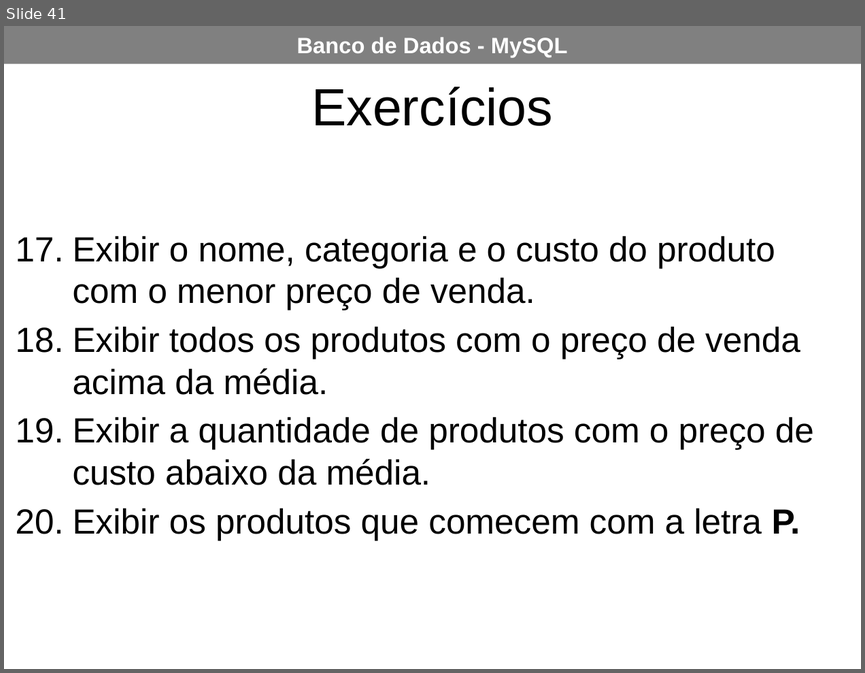
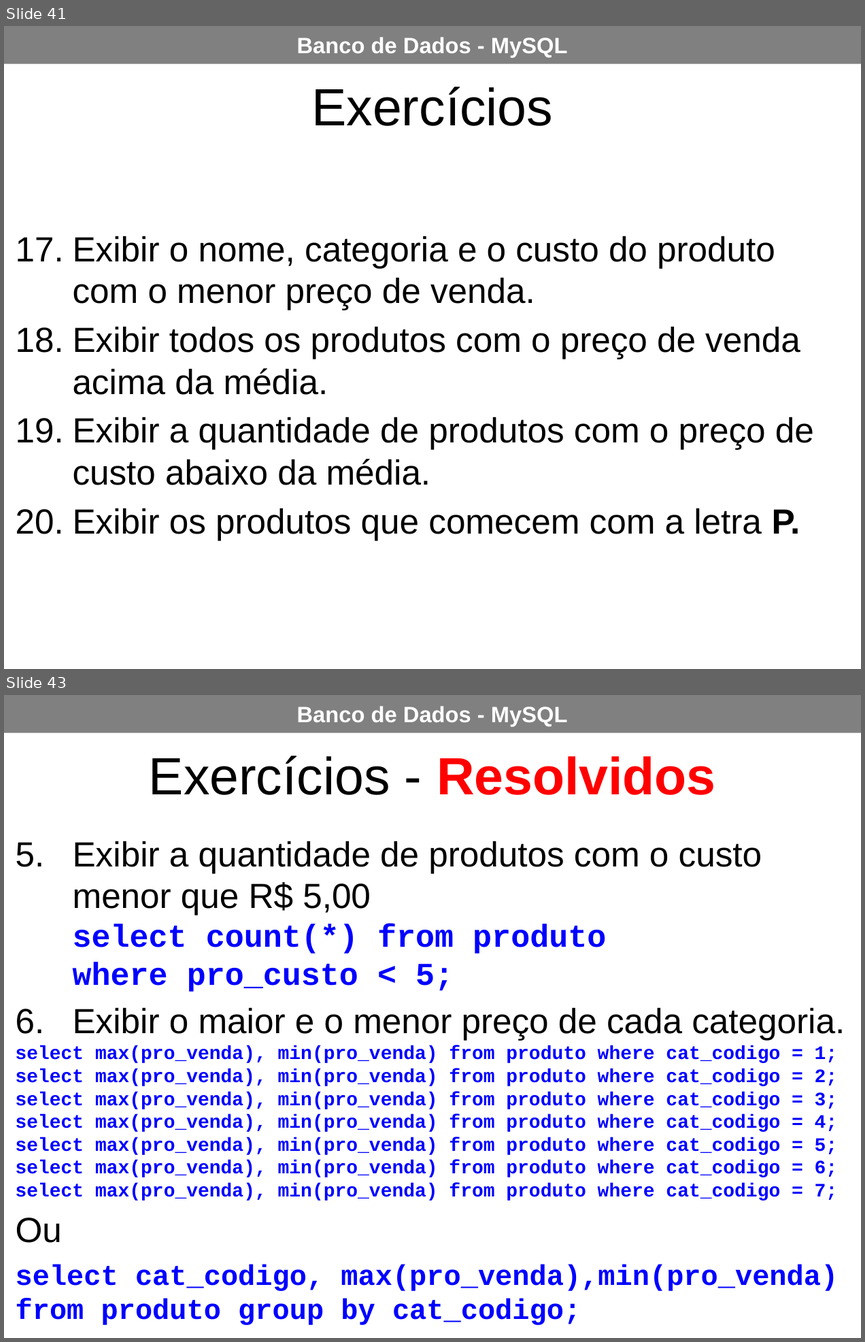
Before and after one commit to AlessandroEtec/2_ETIM_TLBDII, a slide deck: Sistema de Vendas MySQL.pptx. Shown one above the other, each under a label of ours: slide 41 before the commit, slides 41 and 43 after it; the slides between them are not shown. The pictures are 865x673 and 865x1342 pixels, drawn with LibreOffice and Linux fonts; fonts in the diff are those of the drawing. Boxes give left, top, right and bottom in pixels: in the first picture for what was removed or moved away, otherwise in the second. Text is boxed around its words. In the diff, an @@ line names an element or a change of style, - is before the commit and + after.

```diff
--- a/Sistema de Vendas MySQL.pptx
+++ b/Sistema de Vendas MySQL.pptx
@@ slide 43 added at <box>4,695,861,1338</box>, background #FFFFFF; not listed: 1 template element that a slide beside it also shows @@
@@ text added at <box>149,756,715,795</box>, 33 pt, text #000000 @@
+Exercícios - Resolvidos
@@ text added at <box>16,841,844,1325</box>, 12 pt, text #0000FF, bold @@
+5. Exibir a quantidade de produtos com o custo menor que R$ 5,00
+  select count(*) from produto
+  where pro_custo < 5;
+6. Exibir o maior e o menor preço de cada categoria.
+  select max(pro_venda), min(pro_venda) from produto where cat_codigo = 1;
+  select max(pro_venda), min(pro_venda) from produto where cat_codigo = 2;
+  select max(pro_venda), min(pro_venda) from produto where cat_codigo = 3;
+  select max(pro_venda), min(pro_venda) from produto where cat_codigo = 4;
+  select max(pro_venda), min(pro_venda) from produto where cat_codigo = 5;
+  select max(pro_venda), min(pro_venda) from produto where cat_codigo = 6;
+  select max(pro_venda), min(pro_venda) from produto where cat_codigo = 7;
+Ou
+select cat_codigo, max(pro_venda),min(pro_venda) from produto group by cat_codigo;
```
Also in this commit, not shown: 1 slide changed, 3 other slides added.
